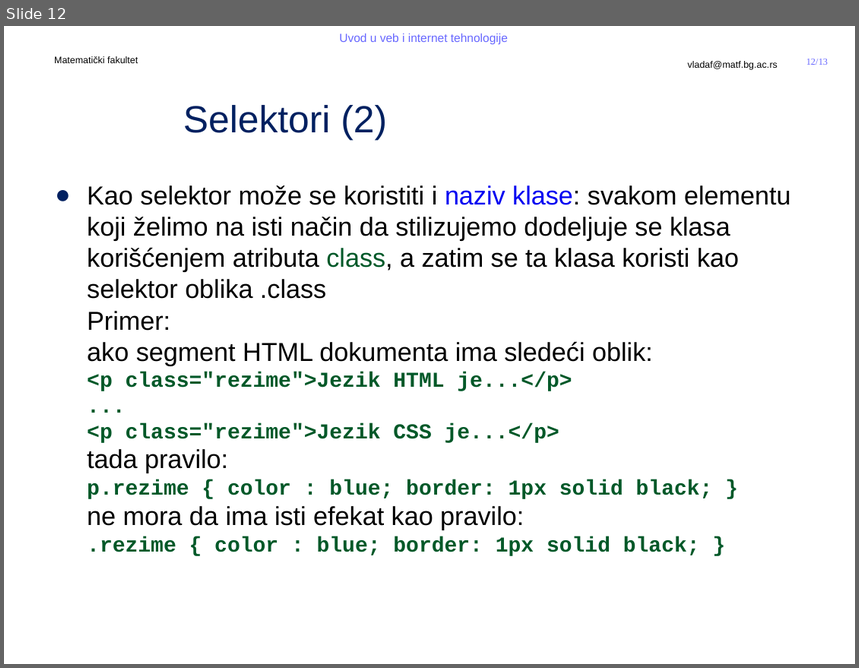
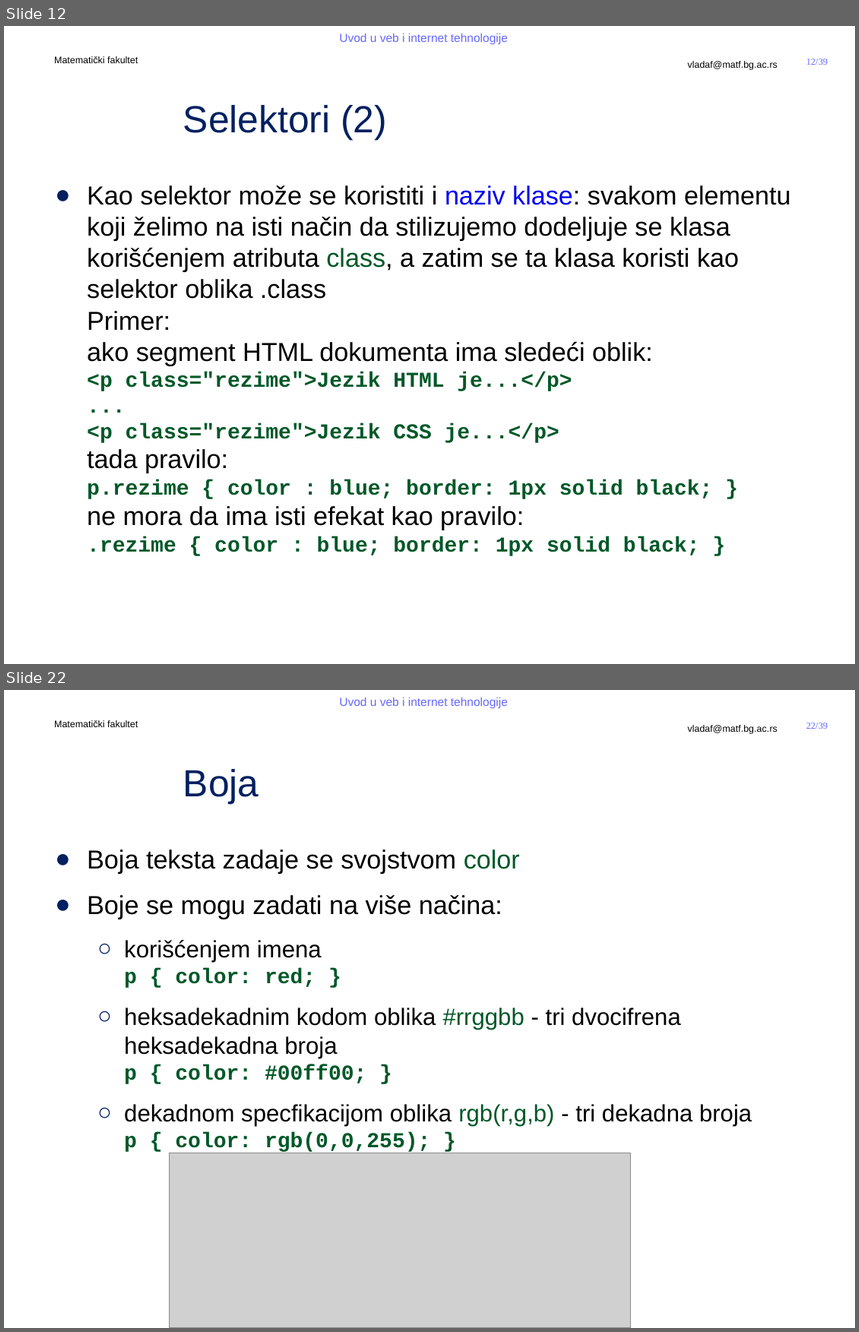
Before and after one commit to MatfUVIT/info, a slide deck: predavanja/prezentacije/UVIT04-01-CSS.pptx. Shown one above the other, each under a label of ours: slide 12 before the commit, slides 12 and 22 after it; the slides between them are not shown. The pictures are 859x668 and 859x1332 pixels, drawn with LibreOffice and Linux fonts; fonts in the diff are those of the drawing; grey boxes stand for pictures; background and template pictures are left out. Boxes give left, top, right and bottom in pixels: in the first picture for what was removed or moved away, otherwise in the second. Text is boxed around its words. In the diff, an @@ line names an element or a change of style, - is before the commit and + after.

```diff
--- a/predavanja/prezentacije/UVIT04-01-CSS.pptx
+++ b/predavanja/prezentacije/UVIT04-01-CSS.pptx
@@ slide 22 added at [4,690,855,1328], background #FFFFFF; not listed: 5 template elements that a slide beside it also shows @@
@@ title added at [183,769,259,804], 32 pt, text #002060 @@
+Boja
@@ text added at [87,850,752,1154], 20 pt, text #000000 @@
+● Boja teksta zadaje se svojstvom color
+● Boje se mogu zadati na više načina:
+  ○ korišćenjem imena
+    p { color: red; }
+  ○ heksadekadnim kodom oblika #rrggbb - tri dvocifrena heksadekadna broja
+    p { color: #00ff00; }
+  ○ dekadnom specfikacijom oblika rgb(r,g,b) - tri dekadna broja
+    p { color: rgb(0,0,255); }
@@ picture added at [169,1153,630,1328] @@
@@ page number at [807,59,828,65]: text changed @@
-12/13
+12/39
```
Also in this commit, not shown: 1 slide changed, 25 other slides added, 3 other files.
